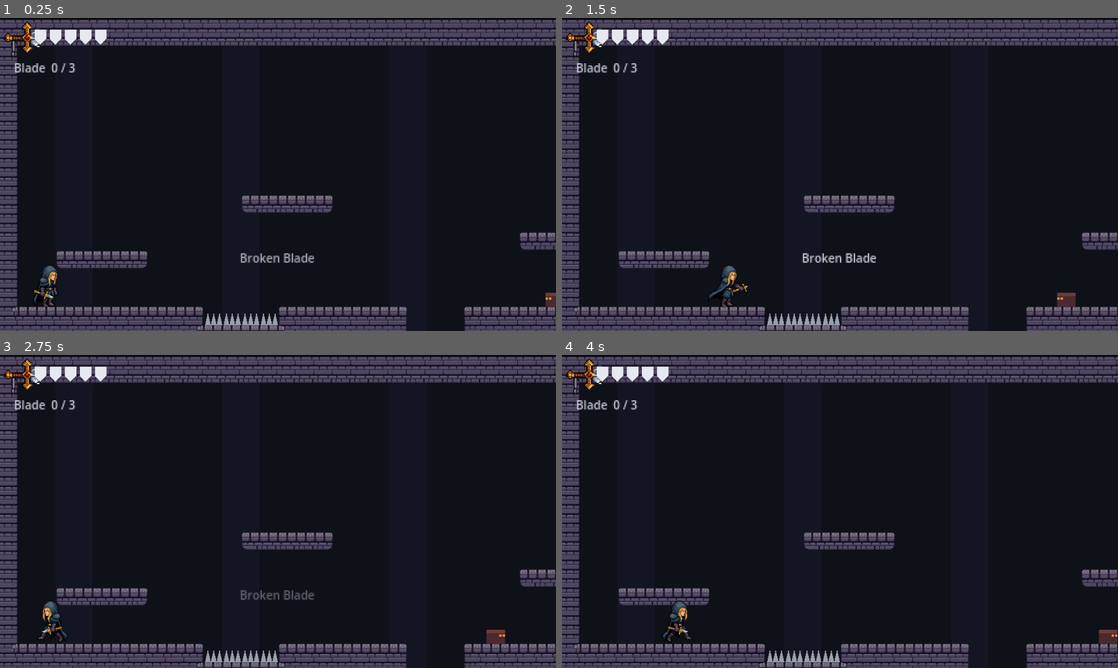
Above: before the commit, frames 1-4 (two rows, left to right).
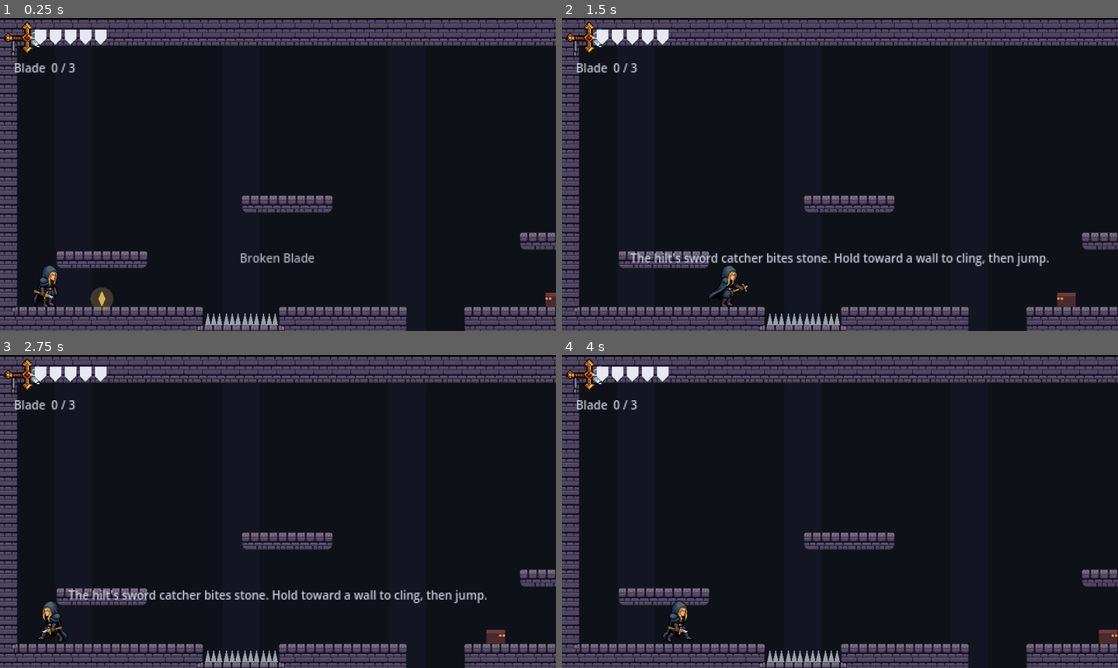
Above: after the commit, the same moments.

Repository: M1QuickGun/broken-blade
Game: Godot game, scene res://scenes/main.tscn
Two runs of this game, one before a commit and one after it. Both use one fixed random seed, a clock stepped at 60 frames per second and the inputs below.
Inputs (mouse positions are in pixels of both pictures, inside the frame that each line leads up to):
- Up to frame 1 (0.25 s): no input
- Up to frame 2 (1.5 s): move the mouse to (962, 158) at 0.52 s; hold D (move_right) 0.53-1.25 s; click (962, 158) at 0.6 s; tap Space (jump) at 0.77 s; drag from (728, 190) to (773, 318) at 1.27 s
- Up to frame 3 (2.75 s): move the mouse to (333, 442) at 2.02 s; hold A (move_left) from 2.03 s (still down); hold S (look_down) from 2.03 s (still down)
- Up to frame 4 (4 s): release A (move_left) at 2.75 s; release S (look_down) at 2.75 s; drag from (812, 574) to (673, 464) at 2.77 s; move the mouse to (1006, 558) at 3.52 s; hold D (move_right) from 3.53 s (still down); hold Right mouse button (shockline) from 3.53 s (still down); tap Space (jump) at 3.77 s

The runs differ from the first frame. In frame 1, 0.2% of the frame differs, in the area x 16-21%, y 86-94%; in frame 2, 1.3%, in the area x 12-88%, y 74-80%; in frame 3, 1.3%; in frame 4, nothing differs.

Commit message:
Add hilt-stage base sprite with the HUD hilt; wall jump pickup in the first room
Co-Authored-By: Claude Opus 5.5 <noreply@anthropic.com>

Diff:
--- a/scripts/rooms.gd
+++ b/scripts/rooms.gd
@@ -37,7 +37,7 @@
 		"#...........................######.....a",
 		"#..#####...............................a",
 		"#......................................a",
-		"#.P...........................E........a",
+		"#.P..W........................E........a",
 		"###########^^^^#######...###############",
 		"######################bbb###############",
 	],
Binary file added: art/concepts/bases/storm_hilt2.png
